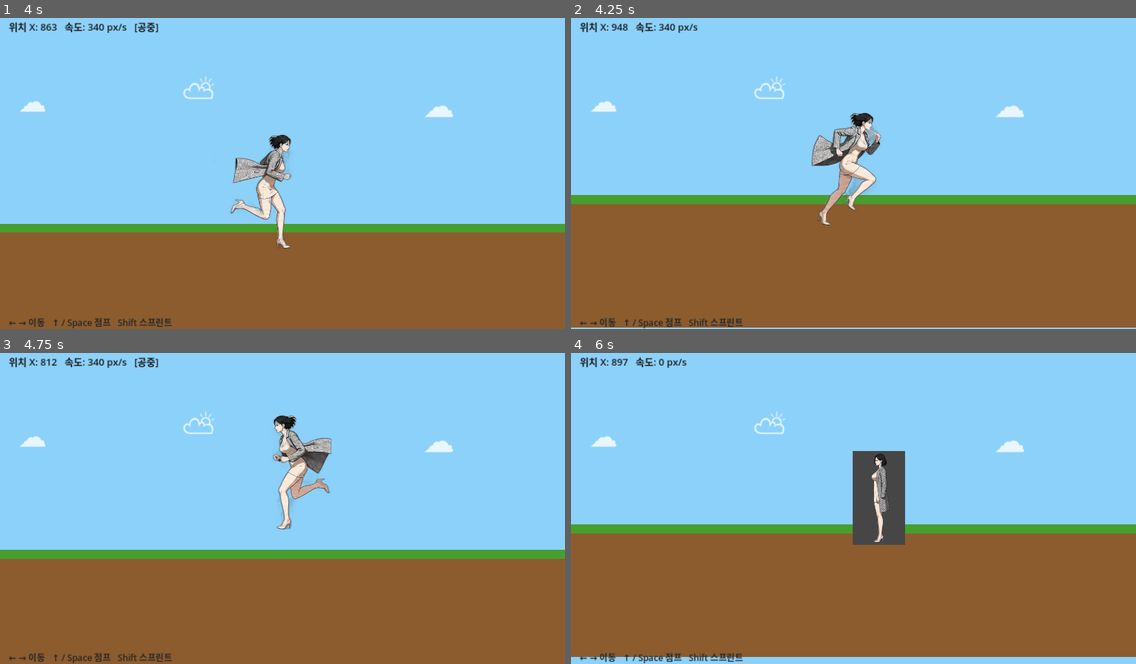
Above: before the commit, frames 1-4 (two rows, left to right).
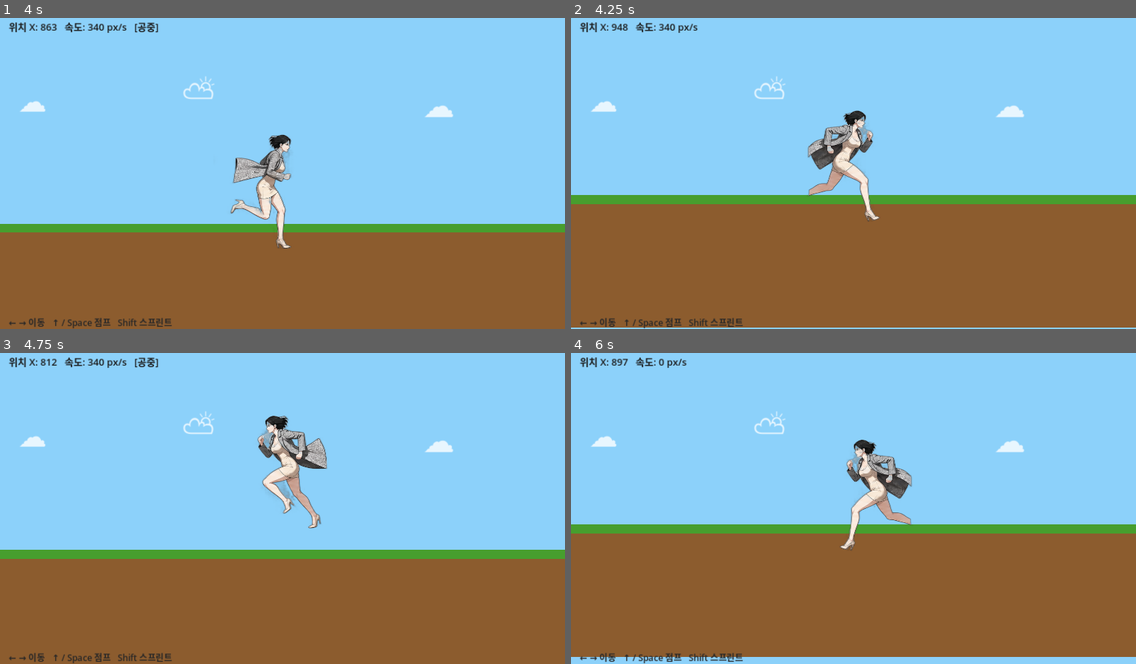
Above: after the commit, the same moments.

Repository: sean-park-funda/runner-game
Game: Godot game, scene res://scenes/Main.tscn
Two runs of this game, one before a commit and one after it. Both use one fixed random seed, a clock stepped at 60 frames per second and the inputs below.
Inputs:
- Up to frame 1 (4 s): tap Enter (ui_accept) at 0.5, 0.77, 1.52, 3.02, 3.77 s; hold Right (ui_right) 0.53-2.03 s; hold Left (ui_left) 2.03-2.78 s; hold Right (ui_right) from 2.78 s (still down)
- Up to frame 2 (4.25 s): keep holding Right (ui_right)
- Up to frame 3 (4.75 s): release Right (ui_right) at 4.28 s; hold Left (ui_left) from 4.28 s (still down); tap Enter (ui_accept) at 4.52 s
- Up to frame 4 (6 s): release Left (ui_left) at 5.03 s; hold Right (ui_right) 5.03-5.78 s; hold Left (ui_left) from 5.78 s (still down)

Frame 1 is identical in both runs. In frame 2, 2.3% of the frame differs, in the area x 41-55%, y 29-67%; in frame 3, 2.3%; in frame 4, 2.9%, in the area x 47-61%, y 27-64%.

Commit message:
Fix animation flicker — use dir input instead of velocity for anim switch

Diff:
--- a/scripts/main.gd
+++ b/scripts/main.gd
@@ -188,8 +188,8 @@
 		anim_sprite.flip_h = false
 		camera.offset.x = 80
 
-	# 애니메이션 전환: 움직일 때 run, 정지 시 idle (각각 맞는 스케일 적용)
-	if abs(player.velocity.x) > 10.0:
+	# 애니메이션 전환: 입력값(dir)으로 판단 — velocity는 물리 처리 후 튈 수 있음
+	if dir != 0:
 		if anim_sprite.animation != "run":
 			anim_sprite.play("run")
 			anim_sprite.scale = scale_run
